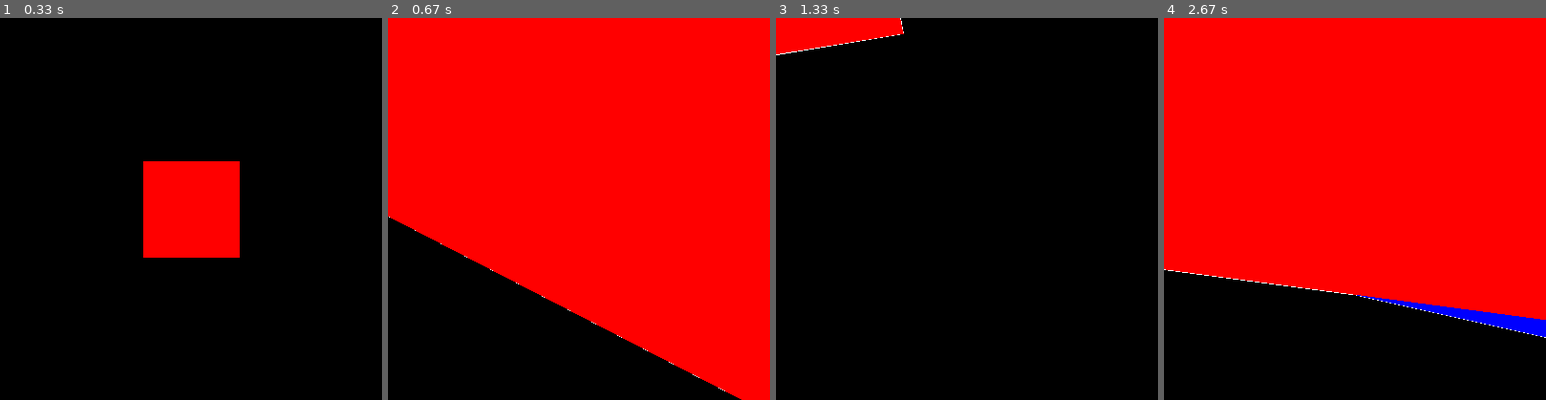
Above: before the commit, frames 1-4 (left to right).
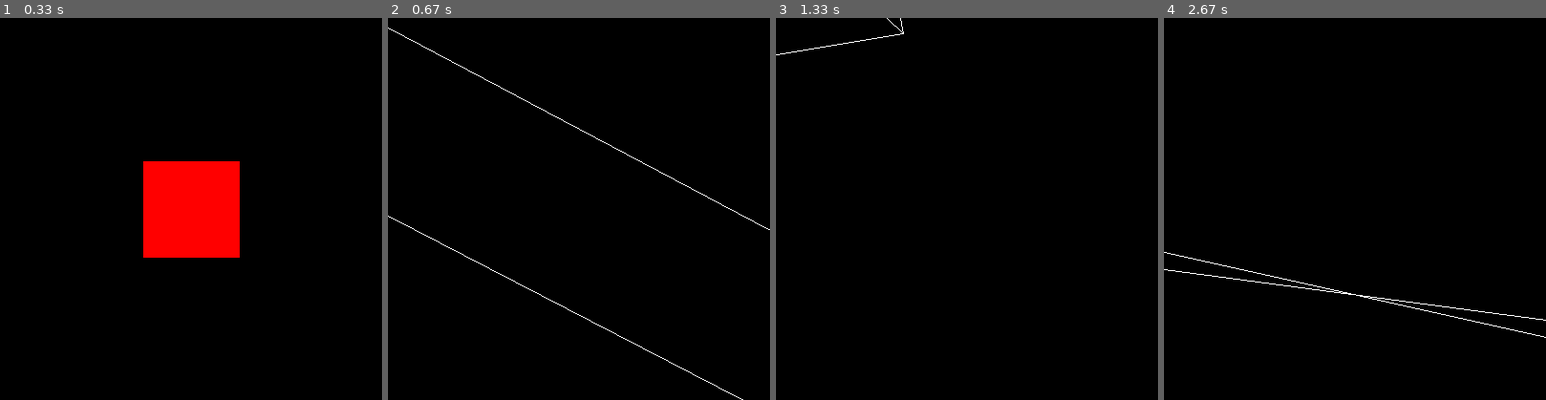
Above: after the commit, the same moments.

Repository: brccabral/Pygame_3DGraphics_Scratch
Game: pygame game, started from main.py
Same seed, same stepped clock (60 frames per second), same inputs: the game is played once before the commit and once after it.
Inputs (mouse positions are in pixels of both pictures, inside the frame that each line leads up to):
- Up to frame 1 (0.33 s): no input
- Up to frame 2 (0.67 s): hold D from 0.33 s (still down); move the mouse to (563, 224) at 0.37 s
- Up to frame 3 (1.33 s): release D at 0.8 s; hold W 0.83-1.13 s; move the mouse to (1089, 197) at 0.87 s; hold D from 1.17 s (still down); move the mouse to (875, 212) at 1.2 s
- Up to frame 4 (2.67 s): release D at 1.63 s; hold A 1.67-2.2 s; move the mouse to (1236, 151) at 1.7 s; hold S 2.23-2.53 s; move the mouse to (1408, 75) at 2.27 s; hold A from 2.57 s (still down); move the mouse to (1400, 243) at 2.6 s

Frame 1 is identical in both runs. In frame 2, 78% of the frame differs, in the area x 0-100%, y 0-100%; in frame 3, 2.3%; in frame 4, 74%.

Commit message:
more conditions to check if face is on screen

Diff:
--- a/main.py
+++ b/main.py
@@ -148,25 +148,41 @@
             face_list = []
             face_color = []
             depth = []
-            for i, face in enumerate(self.faces):
+            for face_index, face in enumerate(self.faces):
+                x, y = screen_coords[face_index]
                 on_screen = False
-                for v in face:
-                    # z coord of vert
-                    if vert_list[v][2] > 0:
+                for face_vertice in face:
+                    z = vert_list[face_vertice][2]
+
+                    # check if face is on screen
+                    if z > 0 and x > 0 and x < self.width and y > 0 and y < self.height:
                         on_screen = True
                         break
+
                 if on_screen:
-                    coords = [screen_coords[f] for f in face]
+                    coords = [screen_coords[on_index] for on_index in face]
                     face_list.append(coords)
-                    face_color.append(self.colors[i])
+                    face_color.append(self.colors[face_index])
 
                     depth.append(
-                        sum(sum(vert_list[j][i] for j in face) ** 2 for i in range(3))
+                        sum(
+                            sum(
+                                vert_list[face_screen_index][p_index]
+                                for face_screen_index in face
+                            )
+                            ** 2
+                            for p_index in range(3)
+                        )
                     )
 
             order = sorted(range(len(face_list)), key=lambda i: depth[i], reverse=True)
-            for i in order:
-                pygame.draw.polygon(self.screen, face_color[i], face_list[i])
+            for order_index in order:
+                try:
+                    pygame.draw.polygon(
+                        self.screen, face_color[order_index], face_list[order_index]
+                    )
+                except Exception:
+                    pass
 
             pygame.display.flip()
             self.clock.tick(self.fps)
